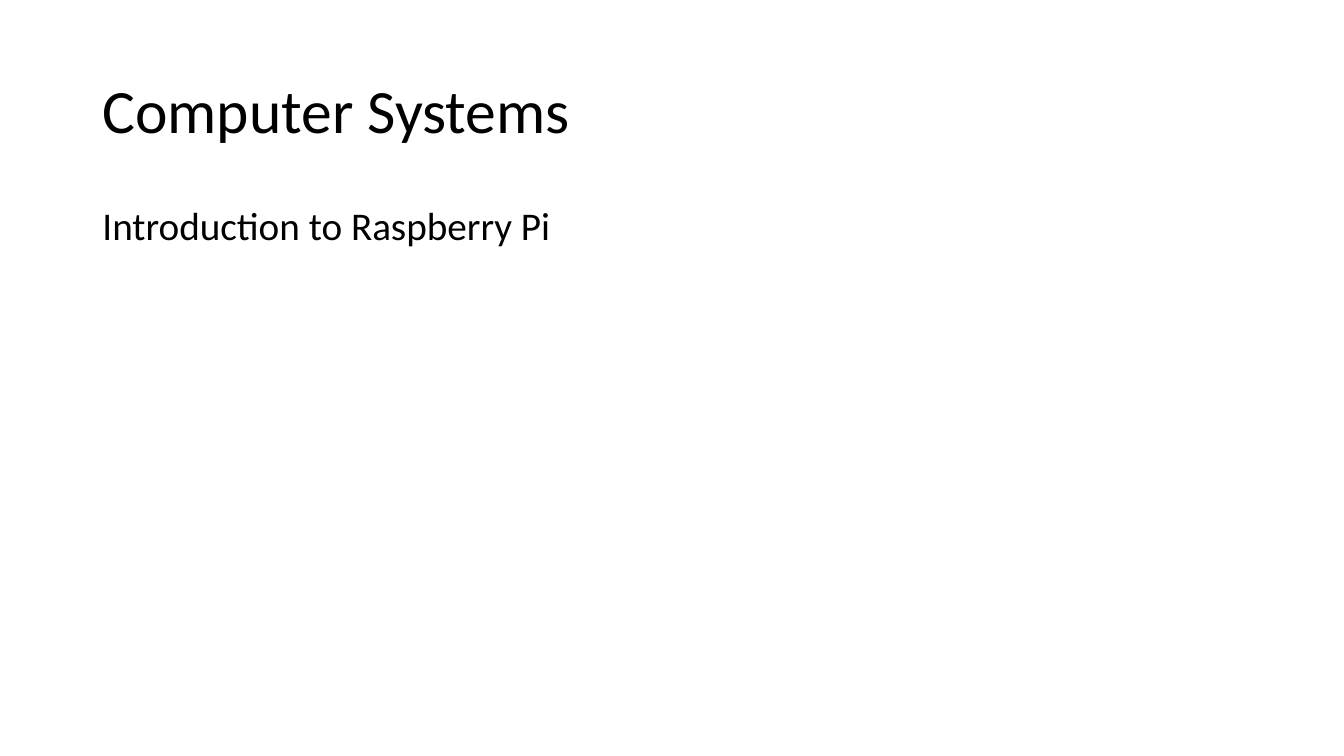
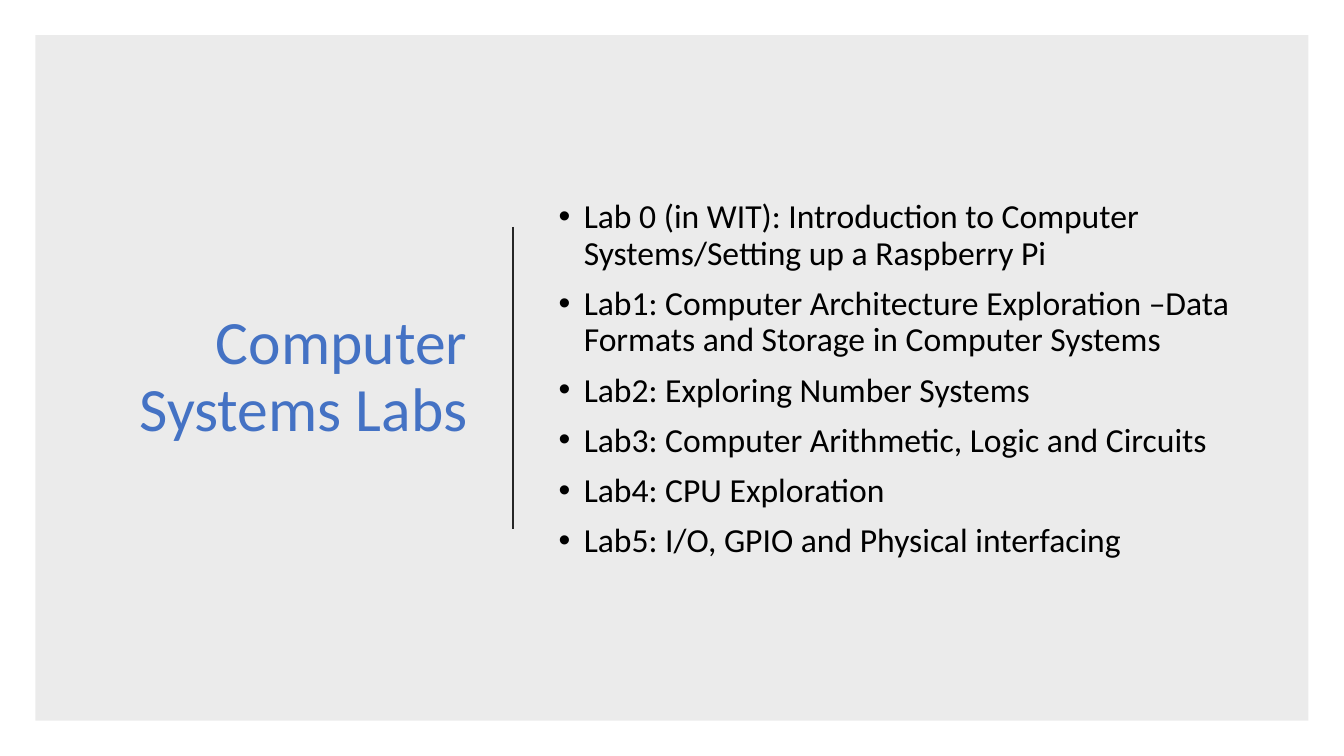
Before and after one commit to fxwalsh/computer-systems-and-networks, a slide deck: slide 3 of topics-overview.pptx (slide 2 before the commit). Drawn at 1344x756 pixels with LibreOffice and Linux fonts; fonts in the diff are those of the drawing. Boxes give left, top, right and bottom in pixels: in the first picture for what was removed or moved away, otherwise in the second. Text is boxed around its words. In the diff, an @@ line names an element or a change of style, - is before the commit and + after.

```diff
--- a/topics-overview.pptx
+++ b/topics-overview.pptx
@@ rectangle added at (x1=35, y1=35, x2=1309, y2=721), fill #000000 at 8% opacity @@
@@ text "Lab 0 (in WIT): Introduction ..." at (x1=584, y1=203, x2=1229, y2=558): vertical alignment top to middle @@
@@ text at (x1=584, y1=203, x2=1229, y2=558): text changed; size 28 to 24 pt @@
-Introduction to Raspberry Pi
+• Lab 0 (in WIT): Introduction to Computer Systems/Setting up a Raspberry Pi
+• Lab1: Computer Architecture Exploration –Data Formats and Storage in Computer Systems
+• Lab2: Exploring Number Systems
+• Lab3: Computer Arithmetic, Logic and Circuits
+• Lab4: CPU Exploration
+• Lab5: I/O, GPIO and Physical interfacing
@@ line added from (513, 227) to (513, 529), #262626 1.5 pt @@
@@ title at (x1=140, y1=324, x2=468, y2=441): text changed; text colour #000000 to #4472C4 @@
-Computer Systems
+Computer Systems Labs
```
Also in this commit, not shown: 1 other slide changed, 4 slides added, 2 other files.
